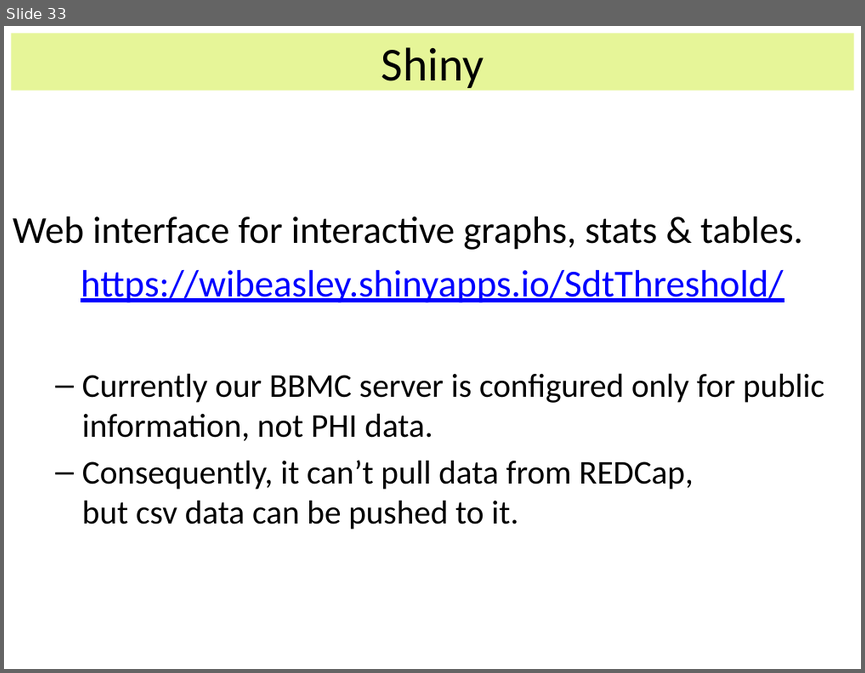
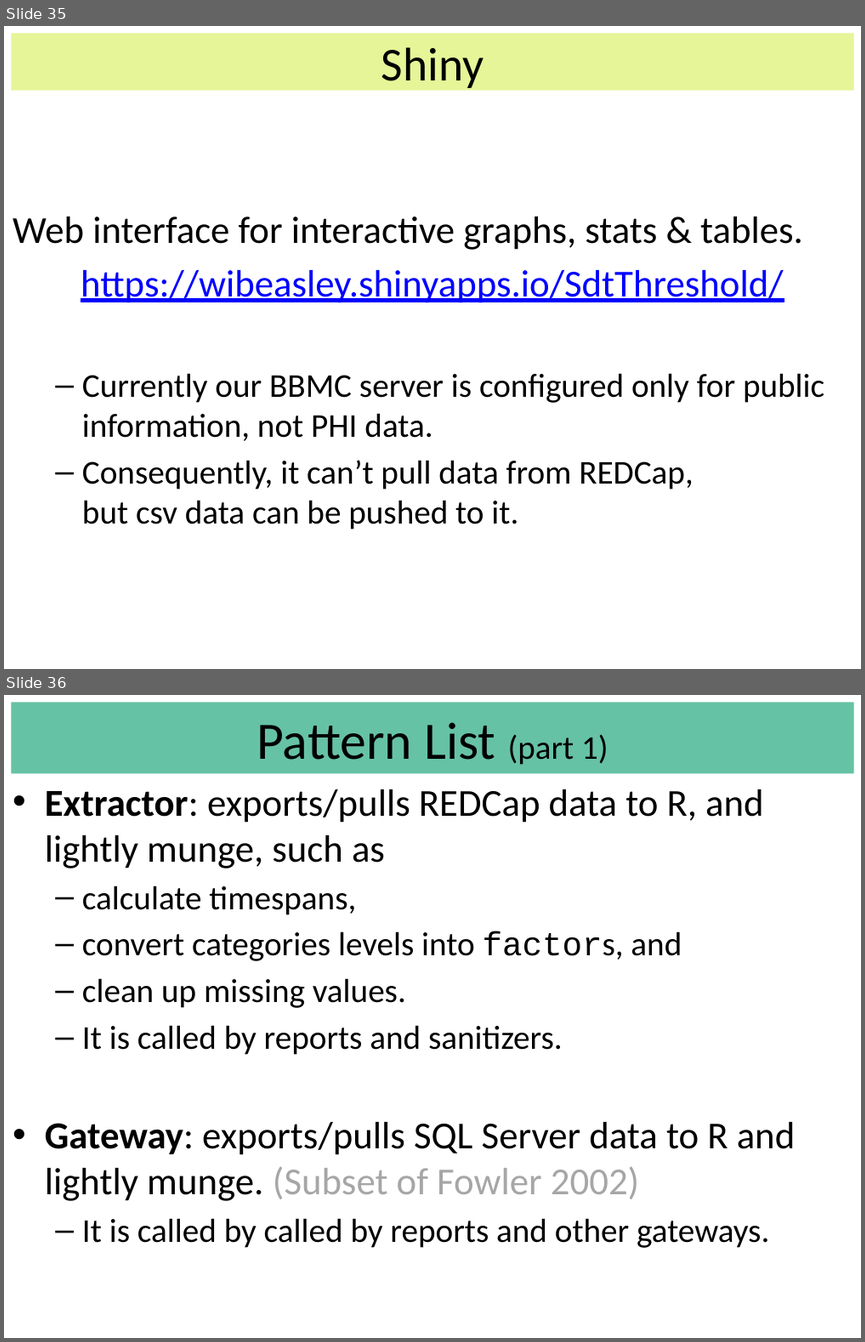
Before and after one commit to OuhscBbmc/StatisticalComputing, a slide deck: 2014_Presentations/09_September/LiterateProgrammingPatternsAndPracticesWithREDCap.pptx. Shown one above the other, each under a label of ours: slide 33 before the commit, slides 35 and 36 after it. The pictures are 865x673 and 865x1342 pixels, drawn with LibreOffice and Linux fonts; fonts in the diff are those of the drawing. Boxes give left, top, right and bottom in pixels: in the first picture for what was removed or moved away, otherwise in the second. Text is boxed around its words. In the diff, an @@ line names an element or a change of style, - is before the commit and + after.

Commit message:
Added more patterns; moved around some sliders

```diff
--- a/2014_Presentations/09_September/LiterateProgrammingPatternsAndPracticesWithREDCap.pptx
+++ b/2014_Presentations/09_September/LiterateProgrammingPatternsAndPracticesWithREDCap.pptx
@@ slide 36 added at [4,695,861,1338], background #FFFFFF @@
@@ title added at [11,702,853,773], fill #66C2A5, 44.1 pt, text #000000 @@
+Pattern List (part 1)
@@ text added at [45,789,795,1247], 28 pt, text #000000 @@
+• Extractor: exports/pulls REDCap data to R, and lightly munge, such as
+  – calculate timespans,
+  – convert categories levels into factors, and
+  – clean up missing values.
+  – It is called by reports and sanitizers.
+• Gateway: exports/pulls SQL Server data to R and lightly munge. (Subset of Fowler 2002)
+  – It is called by called by reports and other gateways.
@@ what was slide 33 is now slide 35 @@
```
Also in this commit, not shown: 11 slides changed, 6 other slides added.
